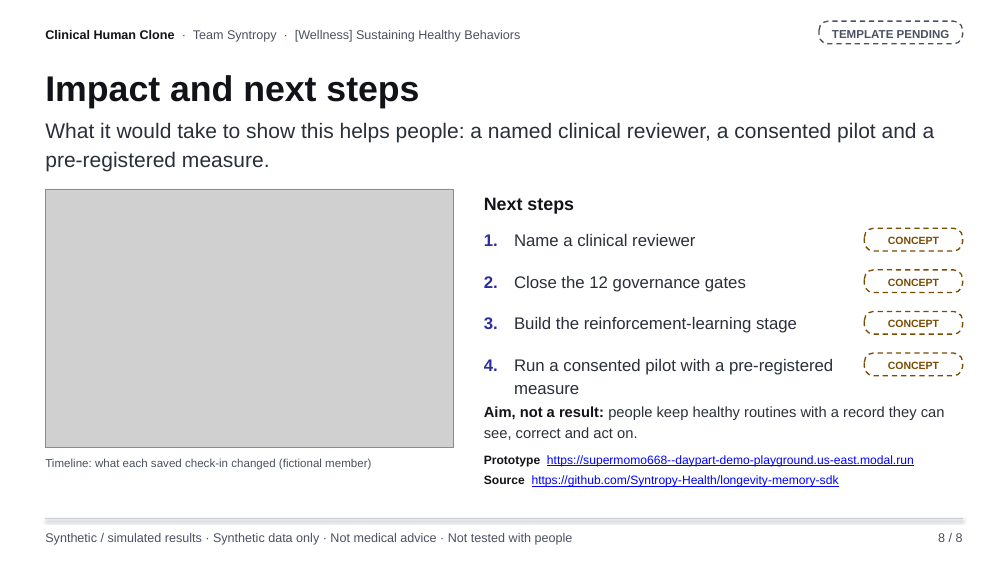
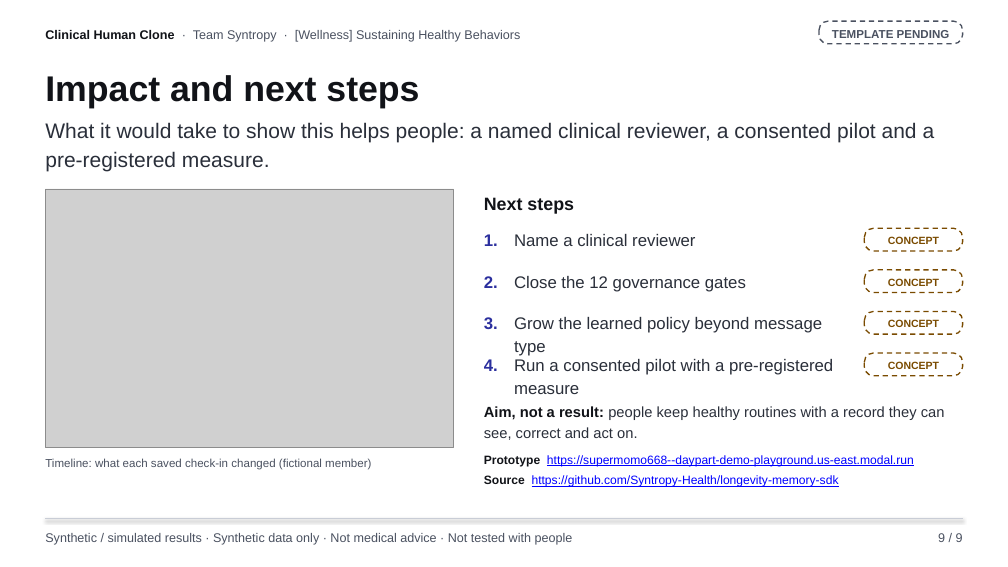
Before and after one commit to Syntropy-Health/longevity-memory-sdk, a slide deck: slide 9 of docs/daypart/submission/deck/clinical-human-clone-deck.pptx (slide 8 before the commit). Drawn at 1008x567 pixels with LibreOffice and Linux fonts; fonts in the diff are those of the drawing; grey boxes stand for pictures. Boxes give left, top, right and bottom in pixels: in the first picture for what was removed or moved away, otherwise in the second. Text is boxed around its words. In the diff, an @@ line names an element or a change of style, - is before the commit and + after.

```diff
--- a/docs/daypart/submission/deck/clinical-human-clone-deck.pptx
+++ b/docs/daypart/submission/deck/clinical-human-clone-deck.pptx
@@ text at box(514, 317, 822, 356): text changed @@
-Build the reinforcement-learning stage
+Grow the learned policy beyond message type
@@ text at box(938, 533, 963, 542): text changed @@
-8 / 8
+9 / 9
```
Also in this commit, not shown: 7 other slides changed, 1 slide added, 21 other files.
